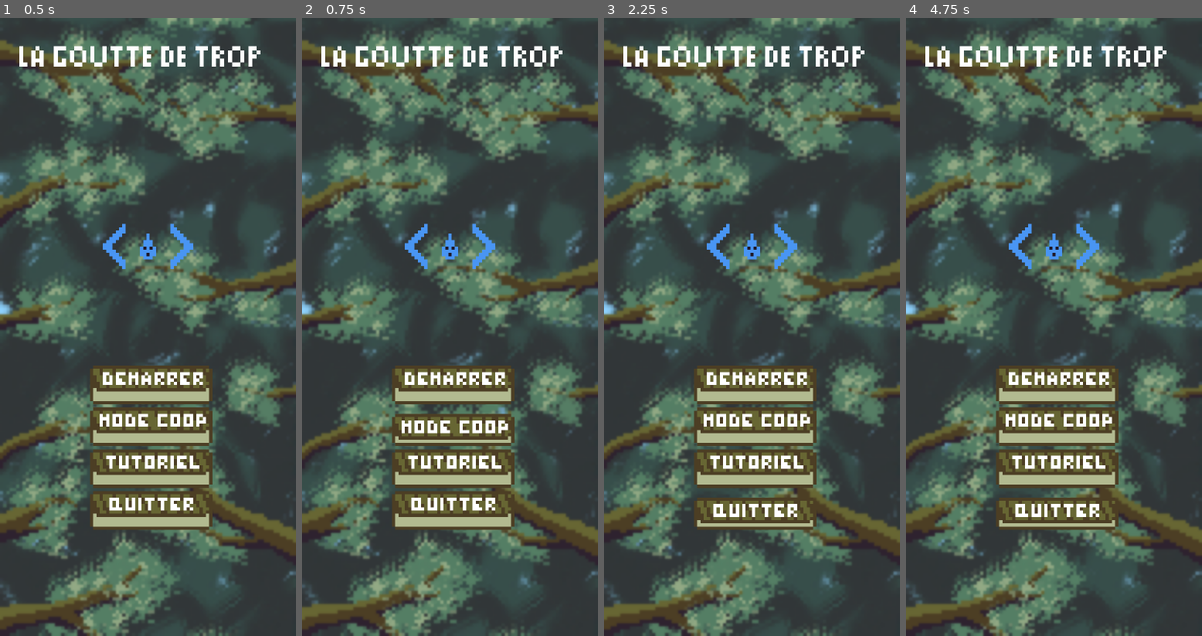
Above: before the commit, frames 1-4 (left to right).
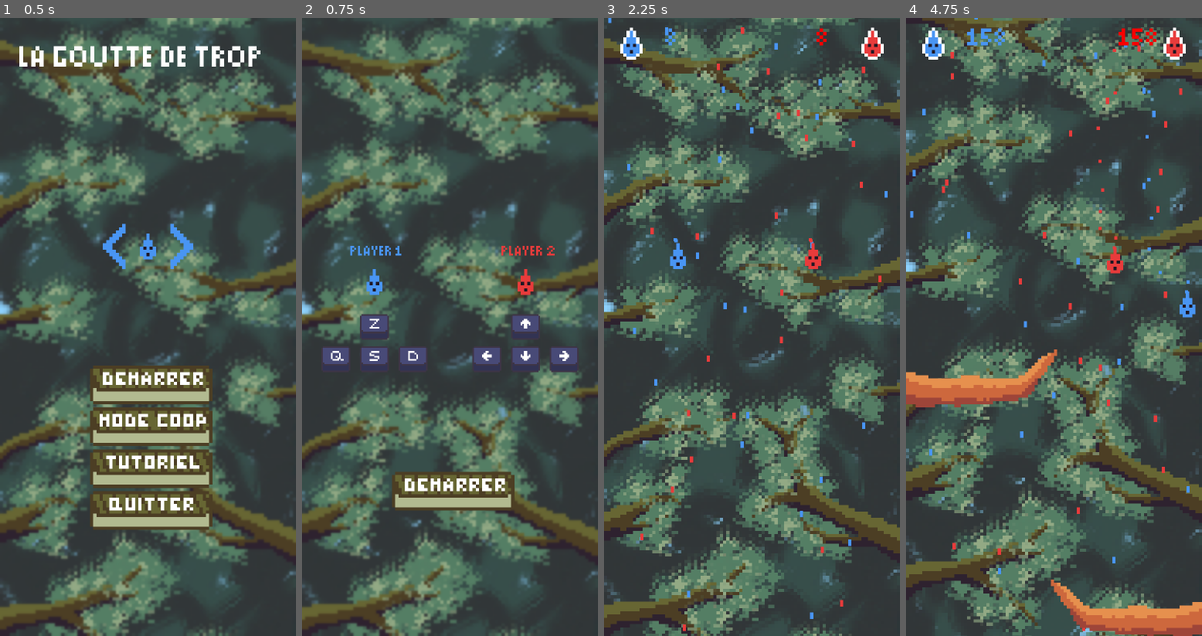
Above: after the commit, the same moments.

Repository: BrokHoly/gamejam_goutte
Game: Godot game, scene res://menu/menu.tscn
Same seed, same stepped clock (60 frames per second), same inputs: the game is played once before the commit and once after it.
Inputs (mouse positions are in pixels of both pictures, inside the frame that each line leads up to):
- Up to frame 1 (0.5 s): no input
- Up to frame 2 (0.75 s): click (452, 425) at 0.5 s
- Up to frame 3 (2.25 s): click (754, 425) at 1.27 s; click (754, 493) at 2.02 s
- Up to frame 4 (4.75 s): hold D (move_right) 2.78-3.53 s; tap Down (move_downP2) at 2.85 s; hold S (move_down) 3.53-4.28 s; tap Left (move_leftP2) at 3.6 s; hold D (move_right) from 4.28 s (still down); tap Right (move_rightP2) at 4.35 s

Frame 1 is identical in both runs. In frame 2, 14% of the frame differs, in the area x 6-94%, y 4-83%; in frame 3, 26%; in frame 4, 64%, in the area x 0-100%, y 0-100%.
Error before the commit: Invalid call. Nonexistent function 'play' in base 'Nil'. (res://menu/menu_manager.gd:37)

Commit message:
bug fixes

Diff:
--- a/game_manager.gd
+++ b/game_manager.gd
@@ -80,19 +80,19 @@
 			save_highest_score(score)
 			highest_score = score
 			highest_score_changed.emit()
-
+		get_tree().change_scene_to_file("res://menu/menu.tscn")
 
 	else:
 		playerThatDiedFirst = player
 		health = 3
 		healthP2 = 3
 		start_score = false
-		number_of_player = 1
-		coop = false
+		number_of_player = 2
+		coop = true
 		get_tree().change_scene_to_file("res://menu/end_menu_coop.tscn")
 
 
-	get_tree().change_scene_to_file("res://menu/menu.tscn")
+
 
 func save_highest_score(score : int) -> void:
 	var save_file: FileAccess = FileAccess.open("user://savegame.save", FileAccess.WRITE)
--- a/menu/end_menu_coop.tscn
+++ b/menu/end_menu_coop.tscn
@@ -121,15 +121,14 @@
 anchors_preset = 15
 anchor_right = 1.0
 anchor_bottom = 1.0
-offset_left = 4.7619095
-offset_top = 109.52381
-offset_right = 51.76191
-offset_bottom = 127.52381
+offset_left = 25.396828
+offset_top = 114.28572
+offset_right = 72.39683
+offset_bottom = 132.28572
 grow_horizontal = 2
 grow_vertical = 2
 scale = Vector2(1.42, 1.42)
 theme = ExtResource("10_bqnd3")
-theme_override_colors/font_color = Color(0.28627452, 0.58431375, 0.9529412, 1)
 text = "Player "
 
 [node name="Title" type="Label" parent="." unique_id=1882164434]
--- a/menu/menu_manager.gd
+++ b/menu/menu_manager.gd
@@ -4,9 +4,11 @@
 var audioStream
 
 func _ready() -> void:
+	audioStream = $AudioStreamPlayer2D
+	if(GameManager.coop): return
 	var score_made : int= GameManager.load_highest_score();
 	if(score_made <= 0 ): return
-	audioStream = $AudioStreamPlayer2D
+
 	$HighestScore.text = str(score_made)
 
 
@@ -52,5 +54,12 @@
 #TODO changer ca un jour bref oé
 func _on_démarrer_coop_end_menu_pressed() -> void:
 	#Just to be sure everything will be okay after
+	GameManager.playerThatDiedFirst = GameManager.P.PLAYER1
+	GameManager.health = 3
+	GameManager.healthP2 = 3
+	GameManager.start_score = false
+	GameManager.number_of_player = 1
+	GameManager.coop = false
+	GameManager.score = 0
+	GameManager.scoreP2 = 0
 	GameManager.reset_values(GameManager.P.PLAYER1)
-	get_tree().change_scene_to_file("res://menu/menu.tscn")
--- a/menu/score_player.gd
+++ b/menu/score_player.gd
@@ -3,22 +3,22 @@
 
 func _ready() -> void:
 
-
 	if(GameManager.playerThatDiedFirst == GameManager.P.PLAYER2):
 		$HighestScore4.text = str(int(GameManager.scoreP2 * 0.8))
 		$HighestScore3.text = str(GameManager.score)
 		if(GameManager.scoreP2 * 0.8 >GameManager.score):
-			$HighestScore5.add_theme_color_override("UITheme",GameManager.player2_color)
+
+			$HighestScore5.add_theme_color_override("font_color",GameManager.player2_color)
 			$HighestScore5.text = "PLAYER 2 WIN"
 		else:
-			$HighestScore5.add_theme_color_override("UITheme", GameManager.player1_color)
+			$HighestScore5.add_theme_color_override("font_color", GameManager.player1_color)
 			$HighestScore5.text = "PLAYER 1 WIN"
 	elif(GameManager.playerThatDiedFirst == GameManager.P.PLAYER1):
 		$HighestScore3.text = str(int(GameManager.score * 0.8))
 		$HighestScore4.text = str(GameManager.scoreP2)
-		if(GameManager.scoreP2 * 0.8 >GameManager.score):
-			$HighestScore5.add_theme_color_override("UITheme", GameManager.player2_color)
+		if(GameManager.scoreP2 > GameManager.score * 0.8):
+			$HighestScore5.add_theme_color_override("font_color", GameManager.player2_color)
 			$HighestScore5.text = "PLAYER 2 WIN"
 		else:
-			$HighestScore5.add_theme_color_override("UITheme",GameManager.player1_color)
+			$HighestScore5.add_theme_color_override("font_color",GameManager.player1_color)
 			$HighestScore5.text = "PLAYER 1 WIN"
